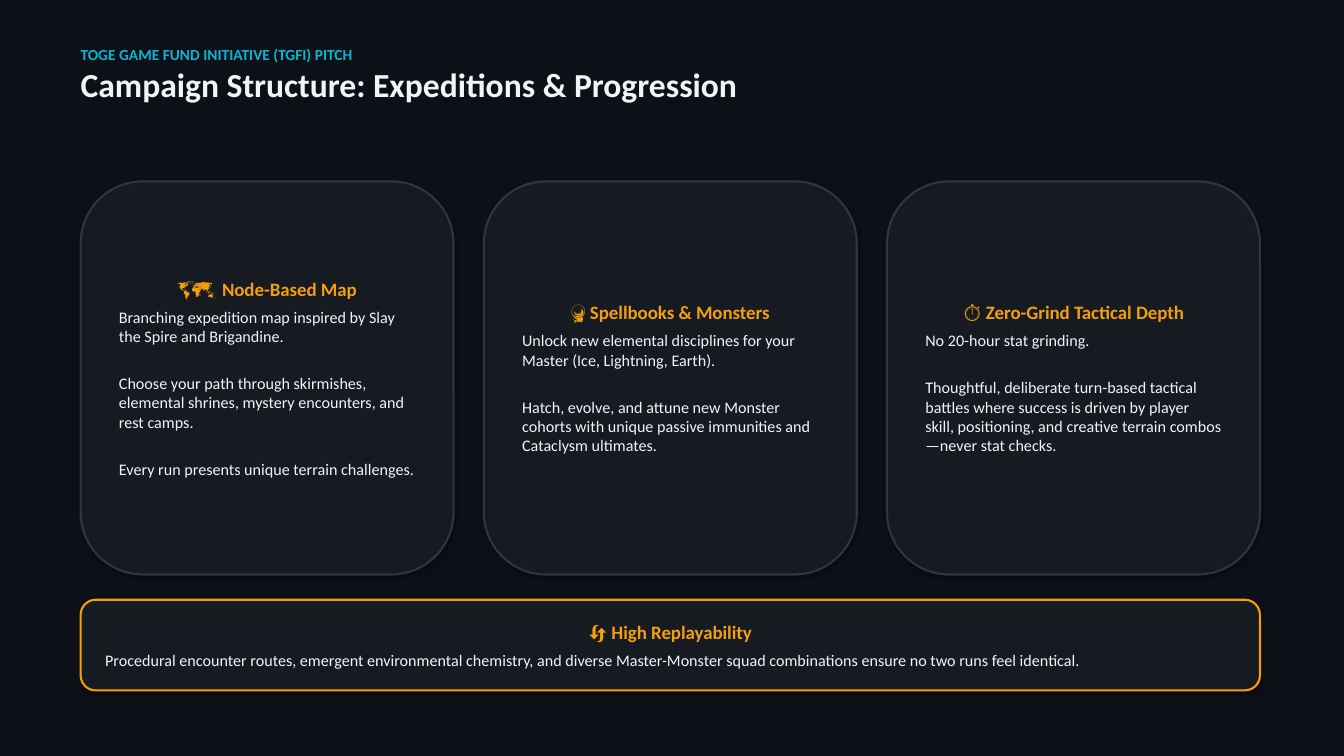
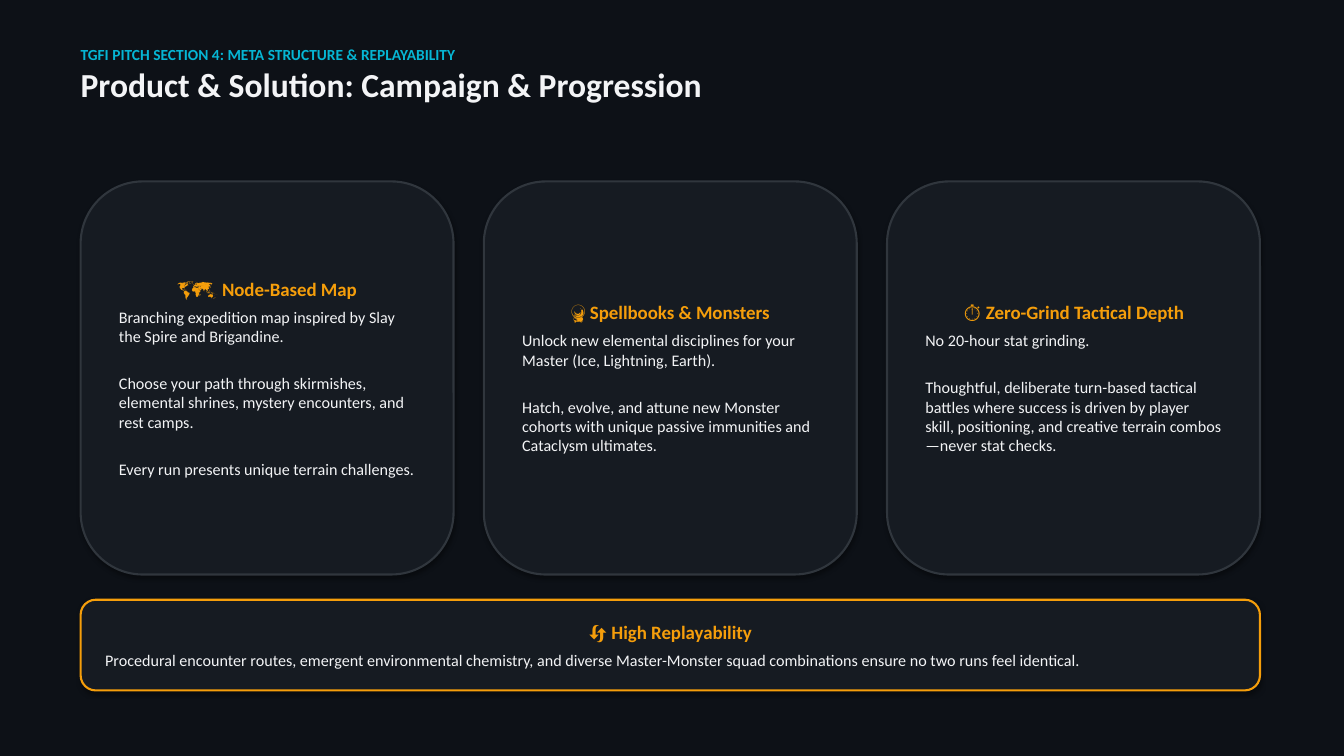
Before and after one commit to HackerMan998/ElementalHexTactics3D, a slide deck: slide 9 of ElementalHexTactics_PitchDeck.pptx (slide 7 before the commit). Drawn at 1344x756 pixels with LibreOffice and Linux fonts; fonts in the diff are those of the drawing. Boxes give left, top, right and bottom in pixels: in the first picture for what was removed or moved away, otherwise in the second. Text is boxed around its words. In the diff, an @@ line names an element or a change of style, - is before the commit and + after.

Commit message:
feat: align PPTX pitch deck with official Toge Productions TGFI template structure

```diff
--- a/ElementalHexTactics_PitchDeck.pptx
+++ b/ElementalHexTactics_PitchDeck.pptx
@@ text at (81,50,702,103): text changed; size 24 to 11 pt; text colour #F3F4F6 to #06B6D4 @@
-TOGE GAME FUND INITIATIVE (TGFI) PITCH
-Campaign Structure: Expeditions & Progression
+TGFI PITCH SECTION 4: META STRUCTURE & REPLAYABILITY
+Product & Solution: Campaign & Progression
```
Also in this commit, not shown: 8 other slides changed, 1 slide added, 1 slide removed, 1 other file.
